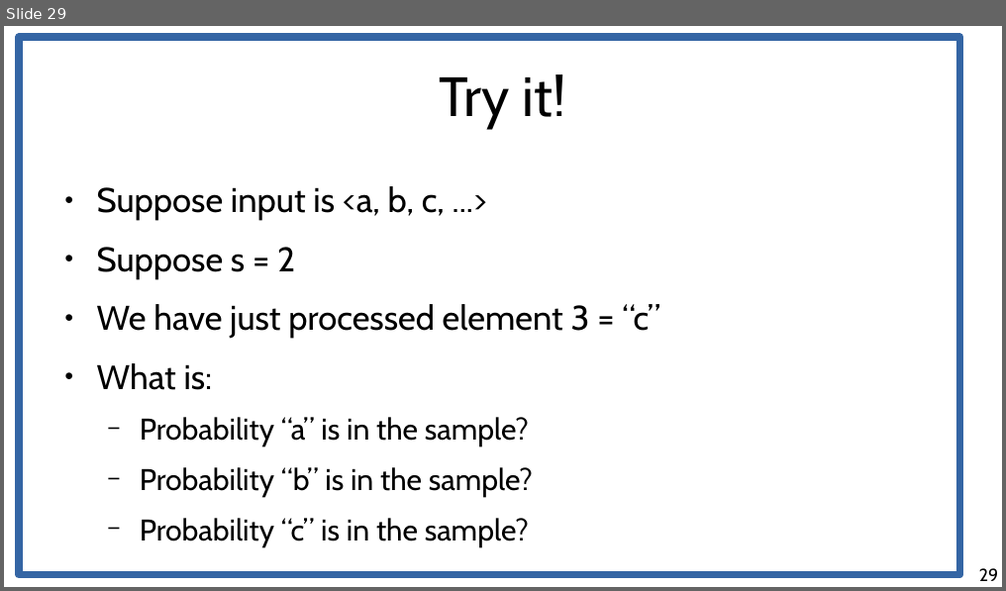
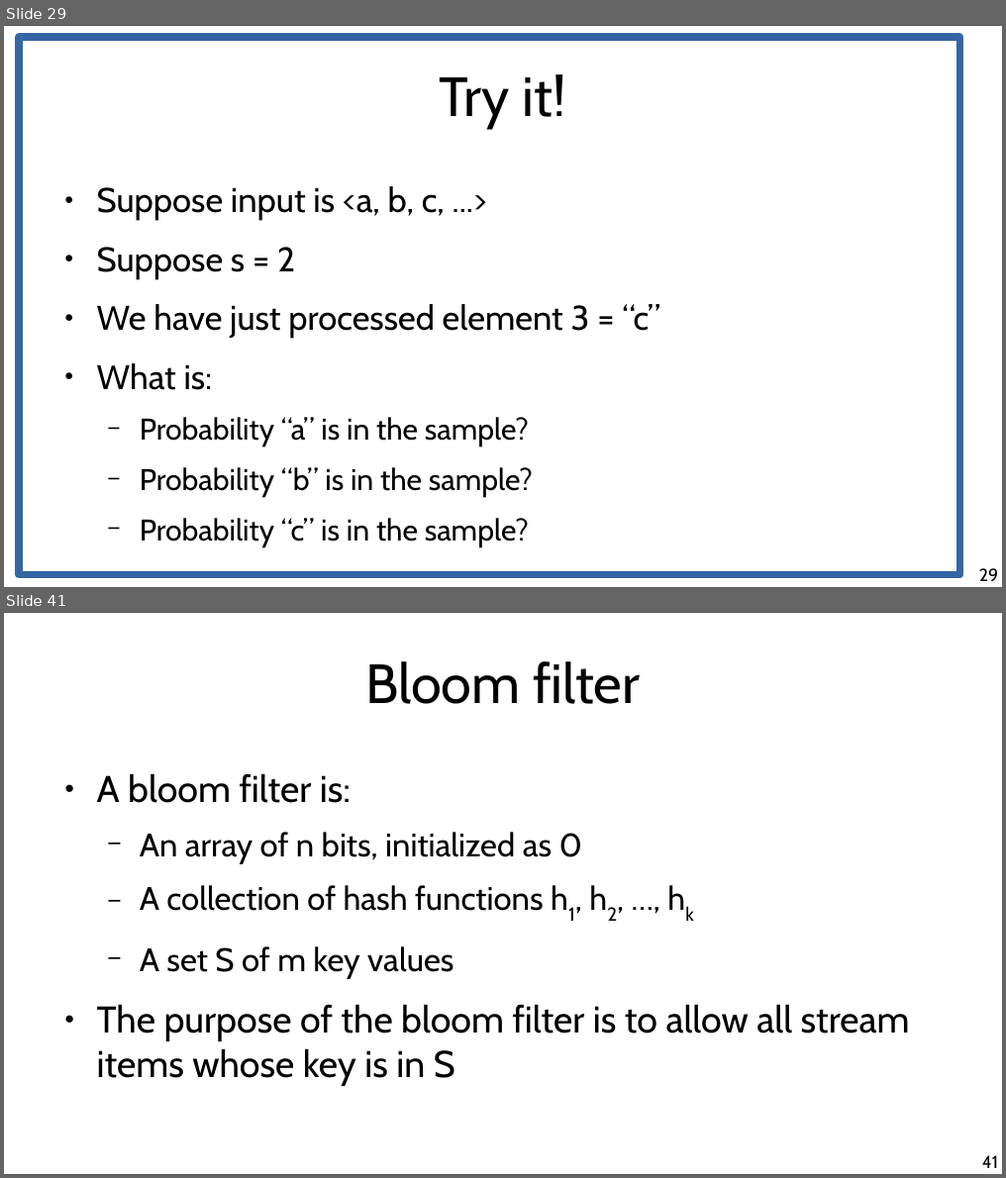
Before and after one commit to chatox/data-mining-course, a slide deck: theory/tt10_streaming.odp. Shown one above the other, each under a label of ours: slide 29 before the commit, slides 29 and 41 after it; the slides between them are not shown. The pictures are 1006x591 and 1006x1178 pixels, drawn with LibreOffice and Linux fonts; fonts in the diff are those of the drawing. Boxes give left, top, right and bottom in pixels: in the first picture for what was removed or moved away, otherwise in the second. Text is boxed around its words. In the diff, an @@ line names an element or a change of style, - is before the commit and + after.

Commit message:
Up to bloom filters

```diff
--- a/theory/tt10_streaming.odp
+++ b/theory/tt10_streaming.odp
@@ slide 41 added at [4,613,1002,1174], background #FFFFFF @@
@@ title added at [365,662,640,704], 44 pt, text #000000 @@
+Bloom filter
@@ text added at [97,773,910,1086], 25.9 pt, text #000000 @@
+● A bloom filter is:
+  − An array of n bits, initialized as 0
+  − A collection of hash functions h1, h2, …, hk
+  − A set S of m key values
+● The purpose of the bloom filter is to allow all stream items whose key is in S
@@ page number added at [982,1156,998,1168], 14 pt, text #000000 @@
+41
```
Also in this commit, not shown: 2 slides changed, 22 other slides added.
